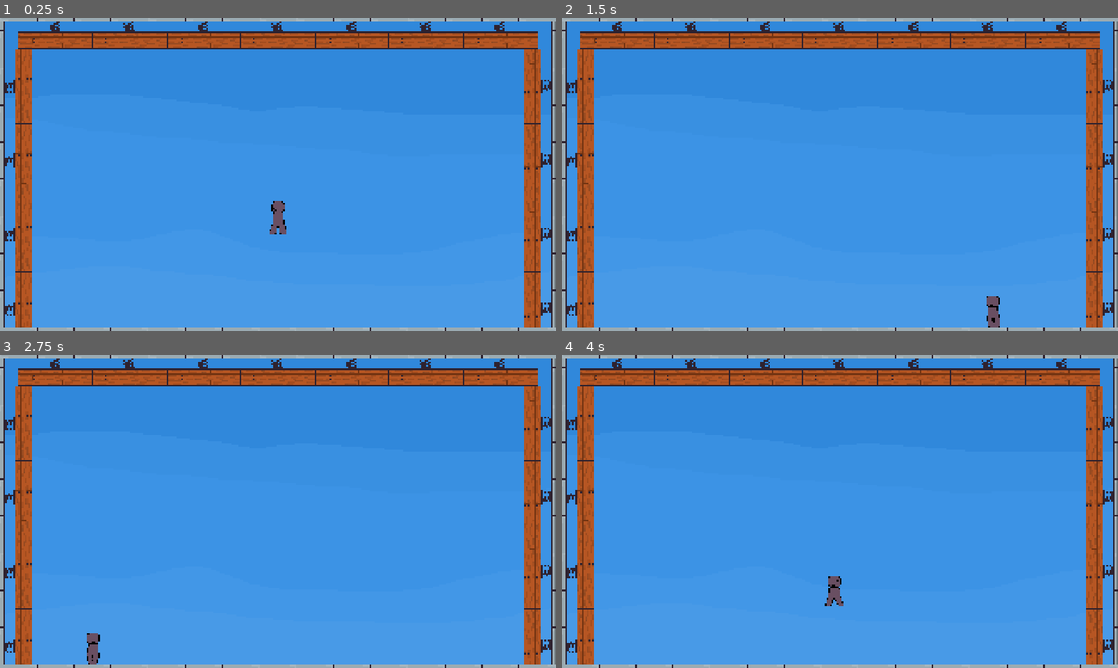
Above: before the commit, frames 1-4 (two rows, left to right).
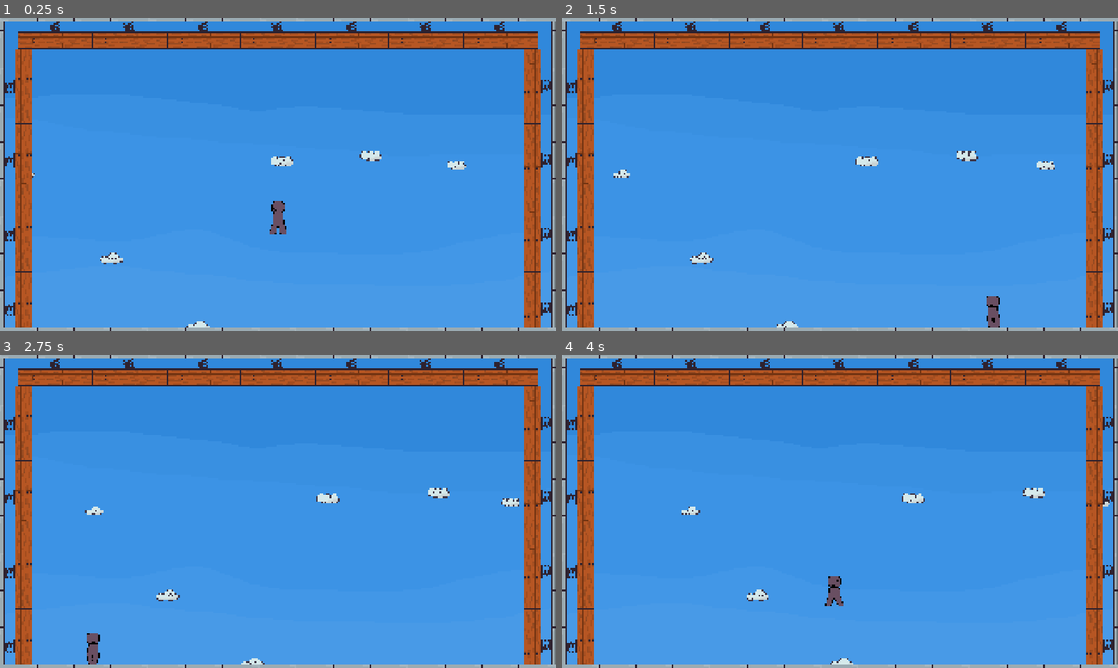
Above: after the commit, the same moments.

Repository: Sominnyusz/Vault
Game: Godot game, scene res://scenes/game.tscn
Same seed, same stepped clock (60 frames per second), same inputs: the game is played once before the commit and once after it.
Inputs:
- Up to frame 1 (0.25 s): no input
- Up to frame 2 (1.5 s): hold D (move_Right) from 0.53 s (still down); tap Space (jump) at 0.77 s
- Up to frame 3 (2.75 s): tap Space (jump) at 1.52 s; release D (move_Right) at 2.03 s; hold A (move_Left) from 2.03 s (still down)
- Up to frame 4 (4 s): release A (move_Left) at 2.78 s; hold D (move_Right) from 2.78 s (still down); tap Space (jump) at 3.02, 3.77 s

The runs differ from the first frame. In frame 1, 0.5% of the frame differs, in the area x 5-84%, y 42-99%; in frame 2, 0.5%, in the area x 9-89%, y 42-99%; in frame 3, 0.5%; in frame 4, 0.5%.

Commit message:
V.0.3.: Clouds

Diff:
--- /dev/null
+++ b/scenes/cloud.tscn
@@ -0,0 +1,9 @@
+[gd_scene format=3 uid="uid://cwpy1ptq7usfx"]
+
+[ext_resource type="Texture2D" uid="uid://c72byfuqe0tng" path="res://assets/cloud1.png" id="1_2kyfr"]
+[ext_resource type="Script" uid="uid://1qhfn3kjp5de" path="res://scripts/cloud.gd" id="1_vlwrh"]
+
+[node name="Cloud" type="Sprite2D" unique_id=2103948428]
+scale = Vector2(0.5, 0.5)
+texture = ExtResource("1_2kyfr")
+script = ExtResource("1_vlwrh")
--- a/scenes/game.tscn
+++ b/scenes/game.tscn
@@ -5,6 +5,7 @@
 [ext_resource type="Texture2D" uid="uid://cne5u18cu0fp2" path="res://assets/sky.png" id="1_yqjtg"]
 [ext_resource type="Texture2D" uid="uid://b4xjltsj55d1x" path="res://assets/metalpipe.png" id="2_lnu2h"]
 [ext_resource type="PackedScene" uid="uid://bdoud5g4prpec" path="res://scenes/bounceboard.tscn" id="3_iywne"]
+[ext_resource type="Script" uid="uid://dnqhicl1umlpu" path="res://scripts/clouds.gd" id="5_p57ef"]
 
 [sub_resource type="TileSetAtlasSource" id="TileSetAtlasSource_lbhrr"]
 texture = ExtResource("2_lnu2h")
@@ -31,6 +32,9 @@
 position = Vector2(1, 1)
 scale = Vector2(0.5, 0.5)
 texture = ExtResource("1_yqjtg")
+
+[node name="Clouds" type="Node2D" parent="." unique_id=90864911]
+script = ExtResource("5_p57ef")
 
 [node name="BounceBoards" type="Node2D" parent="." unique_id=1846433825]
 
--- /dev/null
+++ b/scripts/cloud.gd
@@ -0,0 +1,10 @@
+extends Sprite2D
+
+var cloudspeed = randf_range(0.4, 0.8)
+var scaling = randf_range(0.6, 0.9)
+
+func _physics_process(delta: float) -> void:
+	self.scale = Vector2(scaling, scaling)
+	global_position = Vector2(global_position[0]+cloudspeed, global_position[1])
+	if global_position[0] > 500:
+		queue_free()
--- /dev/null
+++ b/scripts/clouds.gd
@@ -0,0 +1,20 @@
+extends Node2D
+
+@onready var cloud = preload("res://scenes/cloud.tscn")
+
+func _ready() -> void:
+	for i in range(6):
+		spawncloud(-450 + i*150)
+	cloudcycle()
+
+func cloudcycle():
+	await get_tree().create_timer(5).timeout
+	spawncloud(-480)
+	cloudcycle()
+
+func spawncloud(startx: int):
+	var instance = cloud.instantiate()
+	instance.texture = load("res://assets/cloud" + str(randi_range(1, 2)) + ".png")
+	instance.visible = true
+	instance.global_position = Vector2(startx, randi_range(-100, 260))
+	add_child(instance)
--- a/scripts/game.gd
+++ b/scripts/game.gd
@@ -1,4 +1,5 @@
 extends Node2D
+
 
 
 func _ready() -> void:
Binary file added: assets/cloud1.png
Not shown, added: assets/cloud1.png.import
Binary file added: assets/cloud2.png
Not shown, added: assets/cloud2.png.import
Not shown, added: scripts/cloud.gd.uid
Not shown, added: scripts/clouds.gd.uid
